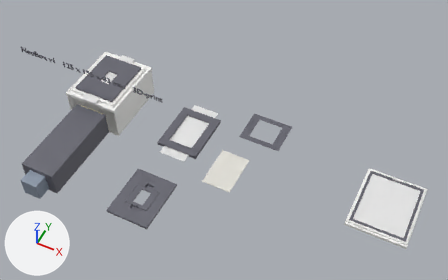
An edit to the Blender file cad/neobox.blend, drawn before and after from the same camera.
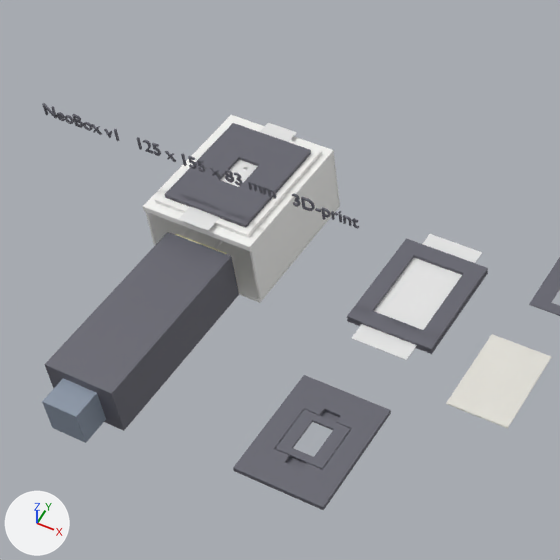
There are two pictures of each version: one whole from a 50 mm camera at (686.0, -801.0, 1022.0) aimed at (315.0, -59.0, 95.0), one close up on the part from 0% to 57% of the width and 0% to 90% of the height. Every picture has the same lights, and +X, +Y and +Z are marked at lower left. The last two pictures show the newer version.

In view in the first close-up: 'cover-stage', 'film-holder-120-lid', 'film-holder-135-lid', 'main-body_floor', 'main-body_wall-right', 'mock_an-glass-64x95x2', 'mock_film-120', 'mock_flash-body', 'mock_label', 'mock_slide-mount-50x50x2', 'mock_trigger-receiver', 'slide-plate-135' and 9 more.
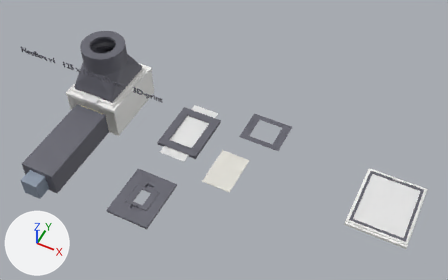
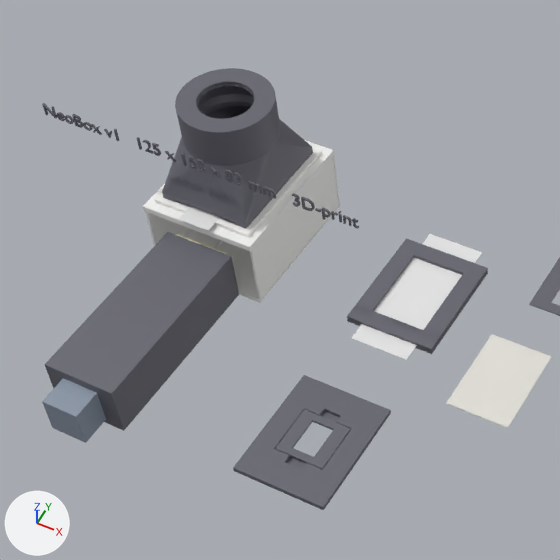
Pixel boxes [x1, y1, x2, y2] of what changed, in the close-ups (560 x 560 px):
'lens-column-46-52-h36', added
    after: [175, 68, 280, 162]
'camera-tube-base', added
    after: [162, 106, 313, 228]
'film-holder-135-lid', unchanged, covered by the edit
    before: [165, 123, 311, 227]
    after: [175, 200, 233, 222]

Edits to the bpy script that builds the scene:
```text
Add me_lens_column_46_52_h36_002:
    me_lens_column_46_52_h36_002.from_pydata(...)  # 1920 vertices, 1920 faces; spans x -47.0..47.0, y -47.0..47.0, z 138.0..179.2
    me_lens_column_46_52_h36_002.materials.append(mat_nb_black)  # grey #65656f
Add me_camera_tube_base_002:
    me_camera_tube_base_002.from_pydata(...)  # 1296 vertices, 939 faces; spans x -48.6..48.6, y -61.6..61.6, z 83.6..142.0
    me_camera_tube_base_002.materials.append(mat_nb_black)  # grey #65656f
Add ob_lens_column_46_52_h36:
    ob_lens_column_46_52_h36 = bpy.data.objects.new('lens-column-46-52-h36', me_lens_column_46_52_h36_002)
    ob_lens_column_46_52_h36.location = (0.0, 0.0, 0.0)
Add ob_camera_tube_base:
    ob_camera_tube_base = bpy.data.objects.new('camera-tube-base', me_camera_tube_base_002)
    ob_camera_tube_base.location = (0.0, 0.0, 0.0)
```
